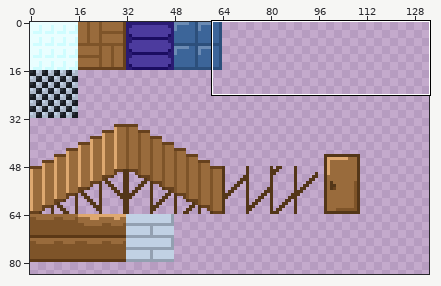
Two versions of one sprite sheet, Assets/Sprites/cityInteriorsSheet.png. Above, an overview of the earlier version with the close-up marked.
Close-up. Earlier state:
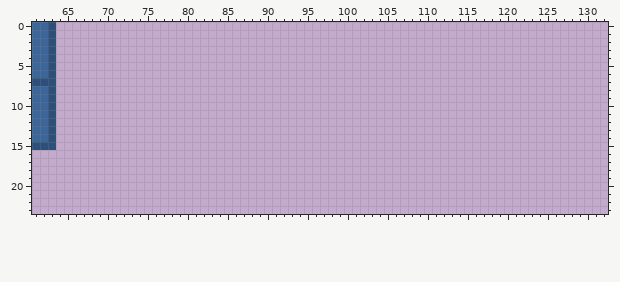
The file is 256x256 pixels. Shown: x 61..132, y 0..23. The wide view leaves out empty margins.
And afterwards:
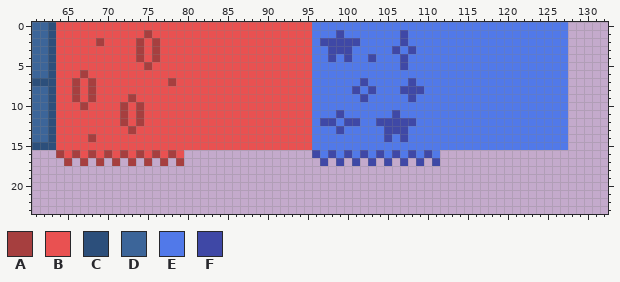
Palette (. is transparent): A #a63f3f  B #e95151  C #2c4f7b  D #3c6599  E #5179e9  F #3f48a6
Changes in this commit:
y 0: x 64..127 ................................................................ -> BBBBBBBBBBBBBBBBBBBBBBBBBBBBBBBBEEEEEEEEEEEEEEEEEEEEEEEEEEEEEEEE
y 1: x 64..127 ................................................................ -> BBBBBBBBBBBABBBBBBBBBBBBBBBBBBBBEEEFEEEEEEEFEEEEEEEEEEEEEEEEEEEE
y 2: x 64..127 ................................................................ -> BBBBBABBBBABABBBBBBBBBBBBBBBBBBBEFFFFFEEEEEFEEEEEEEEEEEEEEEEEEEE
y 3: x 64..127 ................................................................ -> BBBBBBBBBBABABBBBBBBBBBBBBBBBBBBEEFFFEEEEEFEFEEEEEEEEEEEEEEEEEEE
y 4: x 64..127 ................................................................ -> BBBBBBBBBBABABBBBBBBBBBBBBBBBBBBEEFEFEEFEEEFEEEEEEEEEEEEEEEEEEEE
y 5: x 64..127 ................................................................ -> BBBBBBBBBBBABBBBBBBBBBBBBBBBBBBBEEEEEEEEEEEFEEEEEEEEEEEEEEEEEEEE
y 6: x 64..127 ................................................................ -> BBBABBBBBBBBBBBBBBBBBBBBBBBBBBBBEEEEEEEEEEEEEEEEEEEEEEEEEEEEEEEE
y 7: x 64..127 ................................................................ -> BBABABBBBBBBBBABBBBBBBBBBBBBBBBBEEEEEEFEEEEEFEEEEEEEEEEEEEEEEEEE
y 8: x 64..127 ................................................................ -> BBABABBBBBBBBBBBBBBBBBBBBBBBBBBBEEEEEFEFEEEFFFEEEEEEEEEEEEEEEEEE
y 9: x 64..127 ................................................................ -> BBABABBBBABBBBBBBBBBBBBBBBBBBBBBEEEEEEFEEEEEFEEEEEEEEEEEEEEEEEEE
y 10: x 64..127 ................................................................ -> BBBABBBBABABBBBBBBBBBBBBBBBBBBBBEEEEEEEEEEEEEEEEEEEEEEEEEEEEEEEE
y 11: x 64..127 ................................................................ -> BBBBBBBBABABBBBBBBBBBBBBBBBBBBBBEEEFEEEEEEFEEEEEEEEEEEEEEEEEEEEE
y 12: x 64..127 ................................................................ -> BBBBBBBBABABBBBBBBBBBBBBBBBBBBBBEFFEFFEEFFFFFEEEEEEEEEEEEEEEEEEE
y 13: x 64..127 ................................................................ -> BBBBBBBBBABBBBBBBBBBBBBBBBBBBBBBEEEFEEEEEFFFEEEEEEEEEEEEEEEEEEEE
y 14: x 64..127 ................................................................ -> BBBBABBBBBBBBBBBBBBBBBBBBBBBBBBBEEEEEEEEEFEFEEEEEEEEEEEEEEEEEEEE
y 15: x 64..127 ................................................................ -> BBBBBBBBBBBBBBBBBBBBBBBBBBBBBBBBEEEEEEEEEEEEEEEEEEEEEEEEEEEEEEEE
y 16: x 64..79 ................ -> ABABABABABABABAB; x 96..111 ................ -> FEFEFEFEFEFEFEFE
y 17: x 65 . -> A; x 67 . -> A; x 69 . -> A; x 71 . -> A; x 73 . -> A; x 75 . -> A; x 77 . -> A; x 79 . -> A; x 97 . -> F; x 99 . -> F; x 101 . -> F; x 103 . -> F; x 105 . -> F; x 107 . -> F; x 109 . -> F; x 111 . -> F
